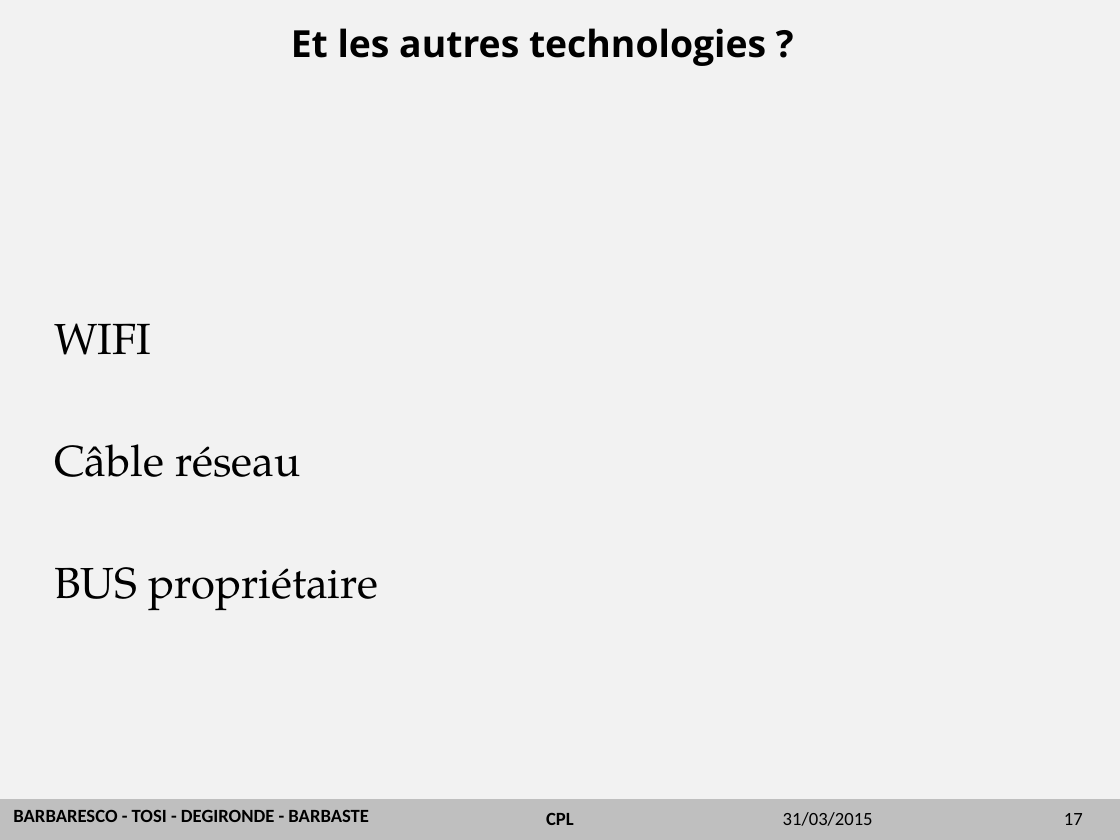
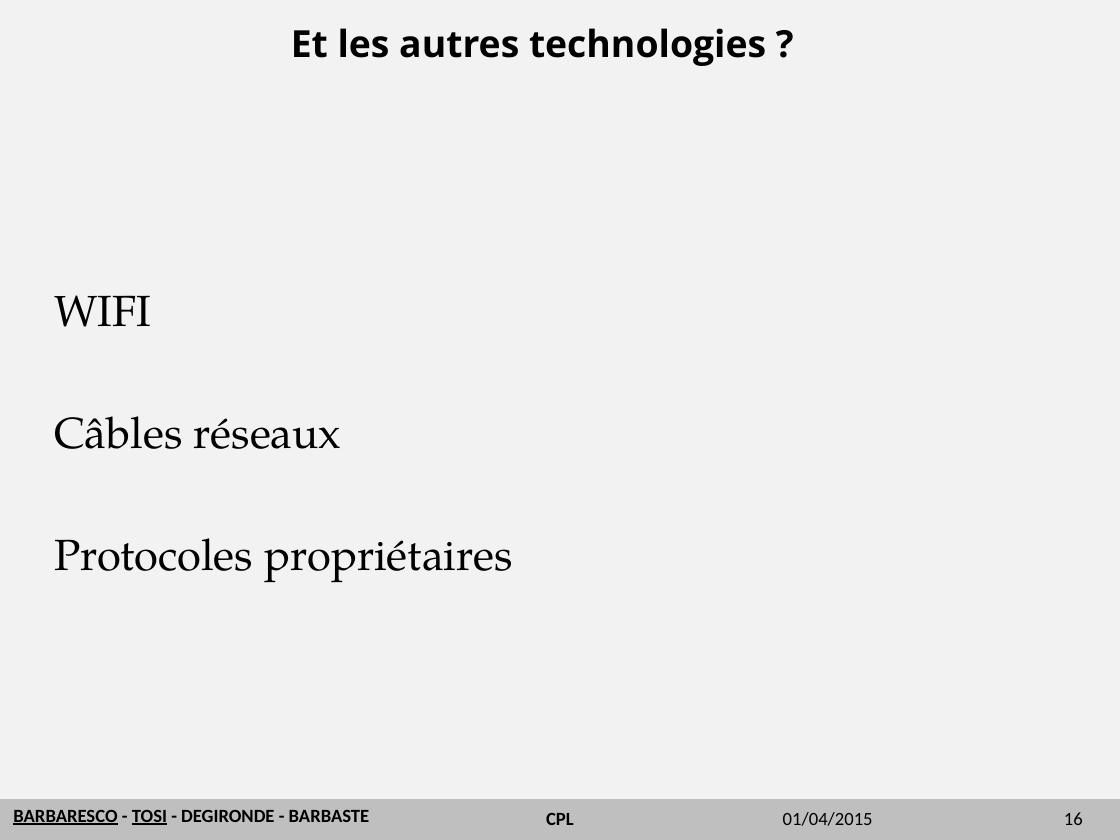
Before and after one commit to emeric254/BETelecomsCPL2014, a slide deck: slide 16 of diapo/CPL.pptx (slide 17 before the commit). Drawn at 1120x840 pixels with LibreOffice and Linux fonts; fonts in the diff are those of the drawing; background and template pictures are left out. Boxes give left, top, right and bottom in pixels: in the first picture for what was removed or moved away, otherwise in the second. Text is boxed around its words. In the diff, an @@ line names an element or a change of style, - is before the commit and + after.

```diff
--- a/diapo/CPL.pptx
+++ b/diapo/CPL.pptx
@@ text "WIFI": place and size @@
-text "WIFI" at <box>54,323,378,611</box>
+text "WIFI" at <box>54,295,513,583</box>
@@ text at <box>54,416,513,583</box>: text changed @@
-Câble réseau
-BUS propriétaire
+Câbles réseaux
+Protocoles propriétaires
@@ text "BARBARESCO - TOSI - DEGIRONDE ..." at <box>13,810,370,825</box>: underline on in "BARBARESCO TOSI" @@
@@ text at <box>783,812,873,826</box>: text changed @@
-31/03/2015
+01/04/2015
@@ page number at <box>1064,812,1083,825</box>: text changed @@
-17
+16
```
Also in this commit, not shown: 18 other slides changed, 5 slides removed, 1 other file.
